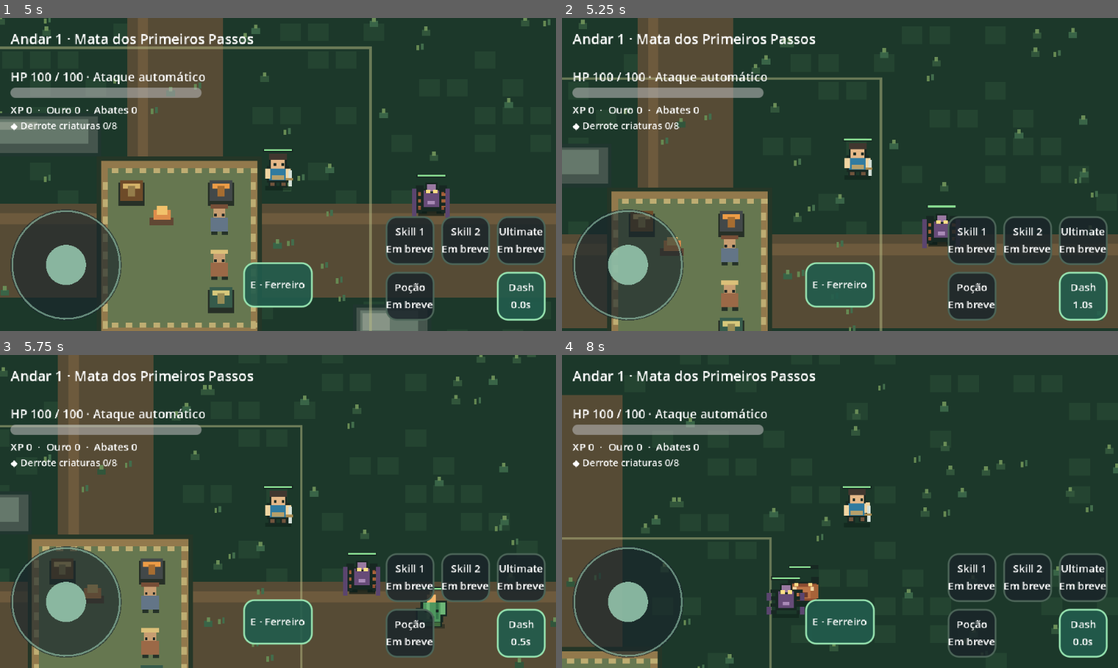
Above: before the commit, frames 1-4 (two rows, left to right).
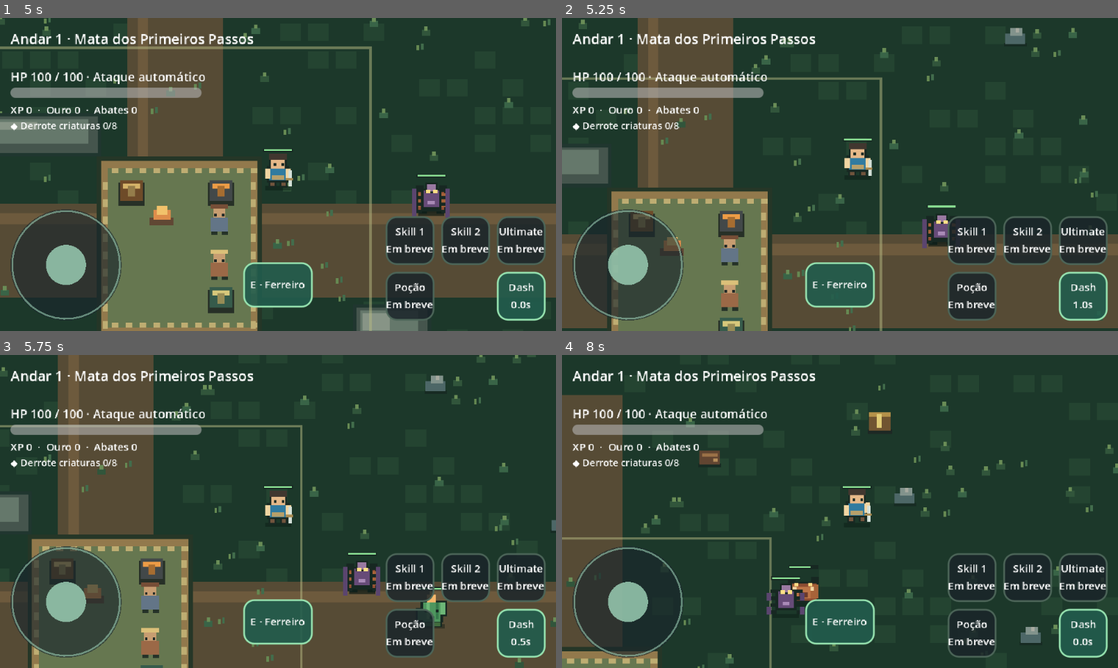
Above: after the commit, the same moments.

Repository: thiagohugo12-dotcom/arveon
Game: Godot game, scene res://scenes/main.tscn
Two runs of this game, one before a commit and one after it. Both use one fixed random seed, a clock stepped at 60 frames per second and the inputs below.
Inputs (mouse positions are in pixels of both pictures, inside the frame that each line leads up to):
- Up to frame 1 (5 s): tap Enter at 0.5, 4.25 s; drag from (66, 265) to (333, 105) at 0.52 s; drag from (411, 240) to (250, 237) at 1.27 s; tap Space at 2 s; move the mouse to (467, 240) at 2.02 s; hold A (move_left) 2.03-2.75 s; hold E (interact) 2.03-2.75 s; click (467, 240) at 2.17 s; drag from (522, 240) to (111, 127) at 2.77 s; click "Fechar" at 3.5 s; drag from (411, 296) to (305, 174) at 4.27 s
- Up to frame 2 (5.25 s): tap Space at 5 s; drag from (1084, 296) to (756, 96) at 5.02 s
- Up to frame 3 (5.75 s): no input
- Up to frame 4 (8 s): move the mouse to (840, 621) at 5.77 s; hold W (move_up) 5.78-6.5 s; hold E (interact) 5.78-6.5 s; click (840, 621) at 5.92 s; drag from (895, 442) to (728, 527) at 6.52 s; move the mouse to (812, 574) at 7.27 s; hold D (move_right) from 7.28 s (still down); hold E (interact) from 7.28 s (still down)

Frame 1 is identical in both runs. In frame 2, 0.2% of the frame differs, in the area x 79-84%, y 3-9%; in frame 3, 0.2%; in frame 4, 0.7%, in the area x 24-87%, y 18-92%.

Commit message:
feat: coleta e baus escondidos com persistencia e loja

Diff:
--- a/scenes/world/andar_1.tscn
+++ b/scenes/world/andar_1.tscn
@@ -1,5 +1,6 @@
-[gd_scene load_steps=6 format=3]
+[gd_scene load_steps=7 format=3]
 [ext_resource type="Script" path="res://scripts/presentation/floor_view.gd" id="view"]
+[ext_resource type="Script" path="res://scripts/presentation/exploration_view.gd" id="explore"]
 [sub_resource type="RectangleShape2D" id="horizontal"]
 size = Vector2(1200, 32)
 [sub_resource type="RectangleShape2D" id="vertical"]
@@ -11,6 +12,8 @@
 [node name="MataDosPrimeirosPassos" type="Node2D"]
 [node name="FloorView" type="Node2D" parent="."]
 script = ExtResource("view")
+[node name="ExploreView" type="Node2D" parent="."]
+script = ExtResource("explore")
 [node name="Walls" type="StaticBody2D" parent="."]
 collision_layer = 1
 collision_mask = 0
--- /dev/null
+++ b/scripts/components/exploration.gd
@@ -0,0 +1,44 @@
+class_name Exploration
+extends RefCounted
+
+const PICKUP_RANGE := 50.0
+const RESOURCE_COOLDOWN := 300 # Seconds in real time; reload cannot reset it.
+const RESOURCE_SPOTS := [
+	{"id": "herb_west", "item": "Ervas", "position": Vector2(155, 220)},
+	{"id": "mushroom_southwest", "item": "Cogumelos", "position": Vector2(230, 700)},
+	{"id": "wood_north", "item": "Madeira", "position": Vector2(710, 130)},
+	{"id": "stone_northeast", "item": "Pedras", "position": Vector2(935, 175)},
+	{"id": "herb_southeast", "item": "Ervas", "position": Vector2(1040, 740)},
+	{"id": "mushroom_east", "item": "Cogumelos", "position": Vector2(905, 740)},
+	{"id": "wood_southwest", "item": "Madeira", "position": Vector2(120, 735)},
+	{"id": "stone_east", "item": "Pedras", "position": Vector2(1080, 335)}
+]
+const HIDDEN_CHESTS := [
+	{"id": "west_roots", "position": Vector2(95, 145), "gold": 6, "item": "Couro"},
+	{"id": "east_grove", "position": Vector2(905, 90), "gold": 8, "item": "Seda"},
+	{"id": "south_clearing", "position": Vector2(1100, 790), "gold": 10, "item": "Essência"}
+]
+
+static func resource_at(point: Vector2, unavailable_until: Dictionary, now: int) -> Dictionary:
+	var nearest: Dictionary = {}
+	var best := PICKUP_RANGE * PICKUP_RANGE
+	for spot: Dictionary in RESOURCE_SPOTS:
+		if int(unavailable_until.get(spot.id, 0)) > now:
+			continue
+		var distance := point.distance_squared_to(spot.position)
+		if distance <= best:
+			best = distance
+			nearest = spot
+	return nearest
+
+static func chest_at(point: Vector2, opened: Dictionary) -> Dictionary:
+	var nearest: Dictionary = {}
+	var best := PICKUP_RANGE * PICKUP_RANGE
+	for chest: Dictionary in HIDDEN_CHESTS:
+		if opened.has(chest.id):
+			continue
+		var distance := point.distance_squared_to(chest.position)
+		if distance <= best:
+			best = distance
+			nearest = chest
+	return nearest
--- a/scripts/components/game_progress.gd
+++ b/scripts/components/game_progress.gd
@@ -1,11 +1,12 @@
 class_name GameProgress
 extends RefCounted
 
-const ITEMS := ["Couro", "Seda", "Essência", "Broto Ancestral"]
+const ITEMS := ["Couro", "Seda", "Essência", "Broto Ancestral", "Ervas", "Cogumelos", "Madeira", "Pedras"]
 const TRADE_ITEMS := ["Couro", "Seda", "Essência"]
+const SELL_ITEMS := ["Couro", "Seda", "Essência", "Ervas", "Cogumelos", "Madeira", "Pedras"]
 const BUY_PRICE := 5
 const SELL_PRICE := 2
-const SAVE_VERSION := 1
+const SAVE_VERSION := 2
 
 var save_path: String = "user://andar1_progress.json"
 var bag: Dictionary = {}
@@ -16,6 +17,8 @@
 var mission_index: int = 0
 var mission_progress: int = 0
 var mission_completed: int = 0
+var harvested_until: Dictionary = {}
+var opened_caches: Dictionary = {}
 
 func add_item(item: String, amount: int = 1) -> bool:
 	if not ITEMS.has(item) or amount < 1:
@@ -44,13 +47,34 @@
 	return true
 
 func sell(item: String) -> bool:
-	if not TRADE_ITEMS.has(item) or int(bag.get(item, 0)) < 1:
+	if not SELL_ITEMS.has(item) or int(bag.get(item, 0)) < 1:
 		return false
 	bag[item] = int(bag[item]) - 1
 	if bag[item] == 0:
 		bag.erase(item)
 	gold += SELL_PRICE
 	return true
+
+func collect_resource(id: String, now: int) -> String:
+	for spot: Dictionary in Exploration.RESOURCE_SPOTS:
+		if spot.id == id and now >= int(harvested_until.get(id, 0)) and now > 0:
+			var item: String = spot.item
+			add_item(item)
+			harvested_until[id] = now + Exploration.RESOURCE_COOLDOWN
+			return item
+	return ""
+
+func open_exploration_chest(id: String) -> Dictionary:
+	if opened_caches.has(id):
+		return {}
+	for chest_data: Dictionary in Exploration.HIDDEN_CHESTS:
+		if chest_data.id == id:
+			gold += int(chest_data.gold)
+			var item: String = chest_data.item
+			add_item(item)
+			opened_caches[id] = true
+			return {"gold": int(chest_data.gold), "item": item}
+	return {}
 
 func death_loss() -> String:
 	for item: String in ITEMS:
@@ -67,7 +91,8 @@
 		return false
 	file.store_string(JSON.stringify({"version": SAVE_VERSION, "bag": bag, "chest": chest,
 		"gold": gold, "xp": xp, "kills": kills, "mission_index": mission_index,
-		"mission_progress": mission_progress, "mission_completed": mission_completed}))
+		"mission_progress": mission_progress, "mission_completed": mission_completed,
+		"harvested_until": harvested_until, "opened_caches": opened_caches}))
 	file.close()
 	return true
 
@@ -78,7 +103,7 @@
 	if file == null:
 		return false
 	var parsed: Variant = JSON.parse_string(file.get_as_text())
-	if not parsed is Dictionary or parsed.get("version") != SAVE_VERSION:
+	if not parsed is Dictionary or (parsed.get("version") != 1 and parsed.get("version") != SAVE_VERSION):
 		return false
 	for key: String in ["gold", "xp", "kills", "mission_index", "mission_progress", "mission_completed"]:
 		if not parsed.has(key) or not parsed[key] is float or parsed[key] < 0 or parsed[key] > 100000000:
@@ -89,6 +114,15 @@
 	var new_chest: Variant = _valid_items(parsed.get("chest"))
 	if new_bag == null or new_chest == null:
 		return false
+	var new_harvested: Dictionary = {}
+	var new_opened: Dictionary = {}
+	if parsed.version == SAVE_VERSION:
+		var harvested_value: Variant = _valid_exploration(parsed.get("harvested_until"), false)
+		var opened_value: Variant = _valid_exploration(parsed.get("opened_caches"), true)
+		if harvested_value == null or opened_value == null:
+			return false
+		new_harvested = harvested_value
+		new_opened = opened_value
 	bag = new_bag
 	chest = new_chest
 	gold = int(parsed.gold)
@@ -97,7 +131,32 @@
 	mission_index = int(parsed.mission_index)
 	mission_progress = int(parsed.mission_progress)
 	mission_completed = int(parsed.mission_completed)
+	harvested_until = new_harvested
+	opened_caches = new_opened
 	return true
+
+func _valid_exploration(value: Variant, is_cache: bool) -> Variant:
+	if not value is Dictionary:
+		return null
+	var result := {}
+	var sources: Array = Exploration.HIDDEN_CHESTS if is_cache else Exploration.RESOURCE_SPOTS
+	for id: String in value:
+		var found := false
+		for entry: Dictionary in sources:
+			if entry.id == id:
+				found = true
+				break
+		if not found:
+			return null
+		if is_cache:
+			if value[id] != true:
+				return null
+			result[id] = true
+		else:
+			if not value[id] is float or value[id] < 0 or value[id] > 1000000000000 or value[id] != floorf(value[id]):
+				return null
+			result[id] = int(value[id])
+	return result
 
 func _valid_items(value: Variant) -> Variant:
 	if not value is Dictionary:
--- a/scripts/main.gd
+++ b/scripts/main.gd
@@ -13,6 +13,7 @@
 @onready var enemy: EnemyActor = $Enemy
 @onready var input_driver: InputDriver = $InputDriver
 @onready var hud: GameHUD = $Interface/HUD
+@onready var exploration_view: ExplorationView = $Andar1/ExploreView
 
 var spawn_remaining: float = SPAWN_INTERVAL
 var spawn_count: int = 0
@@ -26,6 +27,7 @@
 var progress := GameProgress.new()
 var station_nearby := ""
 var activity_remaining := 0.0
+var exploration_refresh := 0.0
 
 func _ready() -> void:
 	var test_save := OS.get_environment("GRANDE_ARVORE_SAVE_PATH")
@@ -39,6 +41,9 @@
 		mission.progress = progress.mission_progress
 		mission.completed_count = progress.mission_completed
 	collected_materials = progress.bag
+	exploration_view.progress = progress
+	exploration_view.current_time = int(Time.get_unix_time_from_system())
+	exploration_view.queue_redraw()
 	mission.completed.connect(_on_mission_completed)
 	loot_rng.randomize()
 	player.input_driver = input_driver
@@ -67,13 +72,18 @@
 	hud.set_dash_cooldown(player.dash.cooldown_left)
 	if not player.health.is_alive():
 		return
+	exploration_refresh -= delta
+	if exploration_refresh <= 0.0:
+		exploration_refresh = 1.0
+		exploration_view.current_time = int(Time.get_unix_time_from_system())
+		exploration_view.queue_redraw()
 	activity_remaining -= delta
 	if activity_remaining <= 0.0:
 		activity_remaining = 0.25
 		for actor in get_tree().get_nodes_in_group("damageable_enemies"):
 			if actor is EnemyActor:
 				actor.update_activity(player.global_position)
-	var near := SafeCamp.nearest_station(player.global_position)
+	var near := _interaction_target().get("label", "") as String
 	if near != station_nearby and not hud.station_panel.visible:
 		station_nearby = near
 		hud.set_nearby_station(near)
@@ -156,12 +166,47 @@
 func _interact() -> void:
 	if not player.health.is_alive() or hud.station_panel.visible:
 		return
+	var found := _interaction_target()
+	match found.get("kind", ""):
+		"station":
+			input_driver.reset()
+			input_driver.blocked = true
+			hud.show_station(found.id, progress)
+		"resource":
+			var item := progress.collect_resource(found.id, int(Time.get_unix_time_from_system()))
+			if item.is_empty():
+				return
+			mission.record_material()
+			_save_progress()
+			hud.set_progress(earned_xp, earned_gold, defeated_count, "Coletou +1 " + item)
+			hud.set_mission(mission.summary())
+			exploration_view.queue_redraw()
+			station_nearby = ""
+		"cache":
+			var reward := progress.open_exploration_chest(found.id)
+			if reward.is_empty():
+				return
+			earned_gold = progress.gold
+			mission.record_material()
+			_save_progress()
+			hud.set_progress(earned_xp, earned_gold, defeated_count,
+				"Baú escondido: +%d ouro, +1 %s" % [reward.gold, reward.item])
+			hud.set_mission(mission.summary())
+			exploration_view.queue_redraw()
+			station_nearby = ""
+
+func _interaction_target() -> Dictionary:
 	var station := SafeCamp.nearest_station(player.global_position)
-	if station.is_empty():
-		return
-	input_driver.reset()
-	input_driver.blocked = true
-	hud.show_station(station, progress)
+	if not station.is_empty():
+		return {"kind": "station", "id": station, "label": station}
+	var now := int(Time.get_unix_time_from_system())
+	var resource := Exploration.resource_at(player.global_position, progress.harvested_until, now)
+	var cache := Exploration.chest_at(player.global_position, progress.opened_caches)
+	if not resource.is_empty() and (cache.is_empty() or player.global_position.distance_squared_to(resource.position) <= player.global_position.distance_squared_to(cache.position)):
+		return {"kind": "resource", "id": resource.id, "label": "Coletar " + resource.item}
+	if not cache.is_empty():
+		return {"kind": "cache", "id": cache.id, "label": "Baú escondido"}
+	return {}
 
 func _station_action(action: String, item: String) -> void:
 	if not player.health.is_alive() or hud.station_panel.visible == false:
--- /dev/null
+++ b/scripts/presentation/exploration_view.gd
@@ -0,0 +1,45 @@
+class_name ExplorationView
+extends Node2D
+
+var progress: GameProgress
+var current_time := 0
+
+func _draw() -> void:
+	if progress == null:
+		return
+	for spot: Dictionary in Exploration.RESOURCE_SPOTS:
+		if int(progress.harvested_until.get(spot.id, 0)) > current_time:
+			continue
+		_draw_resource(spot.position, spot.item)
+	for cache: Dictionary in Exploration.HIDDEN_CHESTS:
+		_draw_cache(cache.position, progress.opened_caches.has(cache.id))
+
+func _draw_resource(at: Vector2, item: String) -> void:
+	draw_rect(Rect2(at + Vector2(-13, 9), Vector2(26, 4)), Color("#172b23"))
+	match item:
+		"Ervas":
+			draw_rect(Rect2(at + Vector2(-2, -5), Vector2(4, 15)), Color("#589250"))
+			draw_rect(Rect2(at + Vector2(-10, -10), Vector2(9, 7)), Color("#83ae5c"))
+			draw_rect(Rect2(at + Vector2(2, -13), Vector2(9, 8)), Color("#a1c66f"))
+		"Cogumelos":
+			for dx in [-7, 5]:
+				draw_rect(Rect2(at + Vector2(dx, -2), Vector2(4, 12)), Color("#d8c9a4"))
+				draw_rect(Rect2(at + Vector2(dx - 4, -8), Vector2(12, 6)), Color("#bb705a"))
+		"Madeira":
+			draw_rect(Rect2(at + Vector2(-12, -6), Vector2(24, 16)), Color("#614531"))
+			draw_rect(Rect2(at + Vector2(-9, -3), Vector2(18, 4)), Color("#9a7147"))
+			draw_rect(Rect2(at + Vector2(4, 3), Vector2(5, 4)), Color("#b48d5b"))
+		"Pedras":
+			draw_rect(Rect2(at + Vector2(-12, -2), Vector2(23, 12)), Color("#4d6767"))
+			draw_rect(Rect2(at + Vector2(-6, -8), Vector2(14, 9)), Color("#82938c"))
+			draw_rect(Rect2(at + Vector2(0, -8), Vector2(4, 5)), Color("#a7aaa0"))
+
+func _draw_cache(at: Vector2, opened: bool) -> void:
+	draw_rect(Rect2(at + Vector2(-13, 10), Vector2(28, 5)), Color("#1d2824"))
+	draw_rect(Rect2(at + Vector2(-12, -6), Vector2(25, 17)), Color("#715431"))
+	if opened:
+		draw_rect(Rect2(at + Vector2(-12, -13), Vector2(25, 6)), Color("#a58853"))
+		draw_rect(Rect2(at + Vector2(-8, -3), Vector2(17, 8)), Color("#2b3429"))
+	else:
+		draw_rect(Rect2(at + Vector2(-12, -10), Vector2(25, 5)), Color("#b59149"))
+		draw_rect(Rect2(at + Vector2(-3, -8), Vector2(6, 16)), Color("#e1cb75"))
--- a/tests/run_tests.gd
+++ b/tests/run_tests.gd
@@ -187,7 +187,7 @@
 	main._station_action("Guardar", "Essência")
 	check(main.progress.bag.get("Essência", 0) == 2 and main.progress.chest.get("Essência", 0) == 1, "chest transfer preserves total")
 	await frames()
-	var last_chest_button := hud.station_content.get_child(4).get_child(2) as Button
+	var last_chest_button := hud.station_content.get_child(3).get_child(2) as Button
 	check(hud.station_scroll.get_global_rect().has_point(last_chest_button.global_position + last_chest_button.size * 0.5), "all chest rows fit the mobile viewport")
 	var interact_key := InputEventAction.new()
 	interact_key.action = "interact"
@@ -286,6 +286,63 @@
 	player.position = Vector2(180, 750)
 	persistent._physics_process(0.1)
 	check(not persistent.chasing and persistent.position.distance_to(saved_position) < 90.0, "monster returns toward home after losing player")
+	# Gathering, exploration caches, persistence and the paged mobile station UI.
+	player.position = Exploration.RESOURCE_SPOTS[0].position
+	main._process(0.0)
+	var herbs_before := int(main.progress.bag.get("Ervas", 0))
+	main._input(interact_key)
+	check(main.progress.bag.get("Ervas", 0) == herbs_before + 1 and hud.loot_label.text.contains("Ervas"), "keyboard gathering adds an existing inventory item with feedback")
+	main._input(interact_key)
+	check(main.progress.bag.get("Ervas", 0) == herbs_before + 1, "gathering cannot duplicate before five minute cooldown")
+	var harvested := GameProgress.new()
+	harvested.save_path = test_path
+	check(harvested.load_save() and harvested.harvested_until.has("herb_west") and harvested.bag.get("Ervas", 0) == herbs_before + 1, "collected resource and cooldown survive reload")
+	var now := int(Time.get_unix_time_from_system())
+	check(harvested.collect_resource("herb_west", now + Exploration.RESOURCE_COOLDOWN + 1) == "Ervas", "resource respawns after real time cooldown")
+	player.position = Exploration.HIDDEN_CHESTS[0].position
+	main._process(0.0)
+	var gold_before := main.progress.gold
+	var leather_before := int(main.progress.bag.get("Couro", 0))
+	var cache_touch := InputEventScreenTouch.new()
+	cache_touch.index = 8
+	cache_touch.pressed = true
+	cache_touch.position = hud.interact_button.global_position + hud.interact_button.size * 0.5
+	hud.interact_button._input(cache_touch)
+	cache_touch.pressed = false
+	hud.interact_button._input(cache_touch)
+	check(main.progress.gold == gold_before + 6 and main.progress.bag.get("Couro", 0) == leather_before + 1 and hud.loot_label.text.contains("Baú escondido"), "touch opens hidden cache and shows balanced rewards")
+	main._input(interact_key)
+	check(main.progress.gold == gold_before + 6, "opened cache cannot grant duplicate reward")
+	var cached := GameProgress.new()
+	cached.save_path = test_path
+	check(cached.load_save() and cached.opened_caches.has("west_roots") and cached.open_exploration_chest("west_roots").is_empty(), "opened cache remains claimed after reload")
+	player.position = SafeCamp.STATIONS["Baú"] + Vector2(28, 0)
+	main._interact()
+	var next_page := hud.station_content.get_child(4).get_child(2) as Button
+	var page_touch := InputEventScreenTouch.new()
+	page_touch.index = 9
+	page_touch.pressed = true
+	page_touch.position = next_page.global_position + next_page.size * 0.5
+	check(hud.station_scroll.get_global_rect().has_point(page_touch.position), "chest pagination fits mobile panel")
+	hud._input(page_touch)
+	await frames()
+	check(hud.station_page == 1 and hud.station_content.get_child(2).get_child(0).text.begins_with("Ervas"), "touch page displays gathered material in storage")
+	main._station_action("Guardar", "Ervas")
+	check(main.progress.chest.get("Ervas", 0) == 1 and main.progress.bag.get("Ervas", 0) == herbs_before, "gathered resource transfers into protected chest")
+	hud.close_station()
+	player.position = SafeCamp.STATIONS["Vendedor"] + Vector2(-30, 0)
+	main._interact()
+	next_page = hud.station_content.get_child(5).get_child(2) as Button
+	page_touch.position = next_page.global_position + next_page.size * 0.5
+	check(hud.station_scroll.get_global_rect().has_point(page_touch.position), "vendor pagination fits mobile panel")
+	hud._input(page_touch)
+	await frames()
+	check(hud.station_page == 1 and hud.station_content.get_child(2).get_child(0).text.begins_with("Ervas"), "touch page exposes resource sales")
+	main.progress.add_item("Ervas")
+	var sale_gold := main.progress.gold
+	main._station_action("Vender", "Ervas")
+	check(main.progress.gold == sale_gold + GameProgress.SELL_PRICE and main.progress.bag.get("Ervas", 0) == herbs_before, "vendor sells gathered resources through existing wallet")
+	hud.close_station()
 	main.queue_free()
 	await frames()
 	DirAccess.remove_absolute(ProjectSettings.globalize_path(test_path))
--- a/ui/hud.gd
+++ b/ui/hud.gd
@@ -25,6 +25,8 @@
 var station_scroll: ScrollContainer
 var station_name := ""
 var station_close_button: Button
+var station_page := 0
+const ITEMS_PER_PAGE := 3
 
 func _ready() -> void:
 	set_anchors_and_offsets_preset(Control.PRESET_FULL_RECT)
@@ -164,6 +166,7 @@
 
 func show_station(name: String, progress: GameProgress) -> void:
 	station_name = name
+	station_page = 0
 	station_panel.show()
 	interact_button.enabled = false
 	dash_button.enabled = false
@@ -185,13 +188,47 @@
 		_add_description("Equipamento inicial. Evolução de armas será adicionada em uma versão futura.")
 	elif station_name == "Baú":
 		_add_description("Mochila/Baú · itens guardados ficam protegidos.")
-		for item: String in GameProgress.ITEMS:
+		for item: String in _page_items(GameProgress.ITEMS):
 			_add_row(item, "%d/%d" % [progress.bag.get(item, 0), progress.chest.get(item, 0)], "Guardar", "Retirar", int(progress.bag.get(item, 0)) > 0, int(progress.chest.get(item, 0)) > 0)
+		_add_page_navigation(GameProgress.ITEMS.size(), progress)
 	elif station_name == "Vendedor":
 		_add_description("Ouro %d · Compra %d · Venda %d" % [progress.gold, GameProgress.BUY_PRICE, GameProgress.SELL_PRICE])
-		_add_description("Ganhe recursos no combate e nas missões.")
-		for item: String in GameProgress.TRADE_ITEMS:
-			_add_row(item, "x%d" % progress.bag.get(item, 0), "Comprar", "Vender", progress.gold >= GameProgress.BUY_PRICE, int(progress.bag.get(item, 0)) > 0)
+		_add_description("Materiais de combate e coleta · recursos podem ser vendidos.")
+		for item: String in _page_items(GameProgress.SELL_ITEMS):
+			_add_row(item, "x%d" % progress.bag.get(item, 0), "Comprar", "Vender", GameProgress.TRADE_ITEMS.has(item) and progress.gold >= GameProgress.BUY_PRICE, int(progress.bag.get(item, 0)) > 0)
+		_add_page_navigation(GameProgress.SELL_ITEMS.size(), progress)
+
+func _page_items(items: Array) -> Array:
+	var start := station_page * ITEMS_PER_PAGE
+	return items.slice(start, mini(start + ITEMS_PER_PAGE, items.size()))
+
+func _add_page_navigation(count: int, progress: GameProgress) -> void:
+	var total := ceili(float(count) / ITEMS_PER_PAGE)
+	var row := HBoxContainer.new()
+	station_content.add_child(row)
+	var previous := Button.new()
+	previous.text = "◀"
+	previous.disabled = station_page == 0
+	previous.custom_minimum_size = Vector2(48, 40)
+	previous.pressed.connect(func():
+		station_page -= 1
+		refresh_station(progress)
+	)
+	row.add_child(previous)
+	var label := Label.new()
+	label.text = "Página %d/%d" % [station_page + 1, total]
+	label.horizontal_alignment = HORIZONTAL_ALIGNMENT_CENTER
+	label.size_flags_horizontal = Control.SIZE_EXPAND_FILL
+	row.add_child(label)
+	var following := Button.new()
+	following.text = "▶"
+	following.disabled = station_page >= total - 1
+	following.custom_minimum_size = Vector2(48, 40)
+	following.pressed.connect(func():
+		station_page += 1
+		refresh_station(progress)
+	)
+	row.add_child(following)
 
 func _add_description(value: String) -> void:
 	var label := Label.new()
